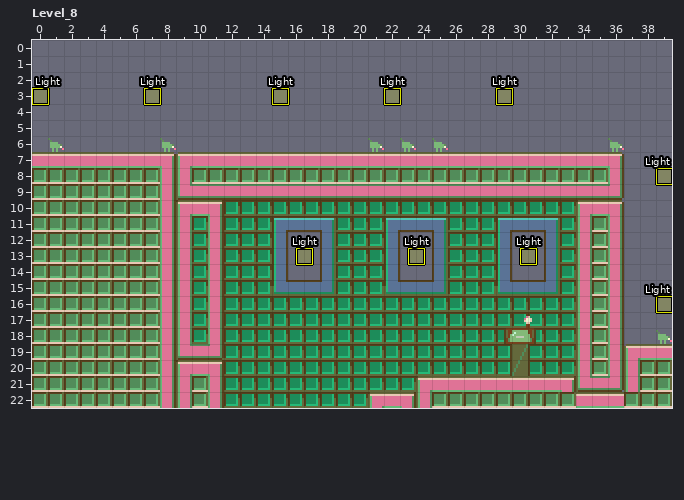
Two versions of a level (LDtk project, assets/level.ldtk). The first picture shows the starting point.
Cells are 8x8 px. Shown: Level_8 x 0..39, y 0..22. The commit also changed other parts of the map, which this record leaves out.
And afterwards:
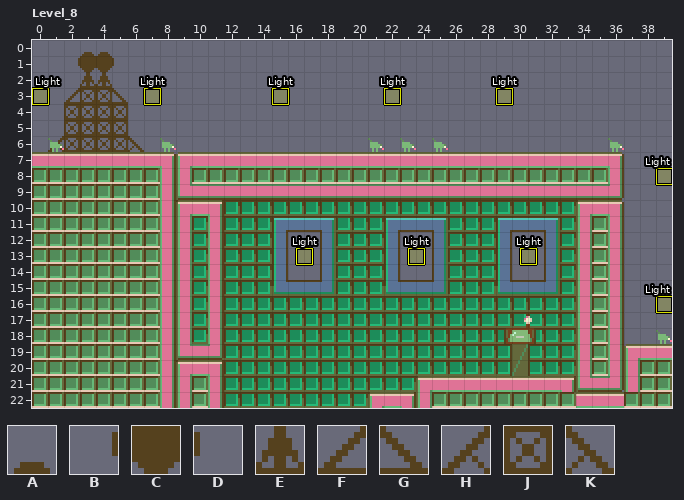
Key: from "Tileset": A 261, B 292, C 293, D 294, E 325, F 356, G 357, H 388, J 389, K 390.
_ is an empty cell.
The exact change:
Layer "Back":
Tile A now appears in row 0 at x 3 to 4.
Tile B now appears in row 1 at x 2.
Tile C now appears in row 1 at x 3 to 4.
Tile D now appears in row 1 at x 5.
Tile E now appears in row 2 at x 3 to 4.
Tile F now appears in row 3 at x 2.
Tile G now appears in row 3 at x 5.
Tile H now appears in row 6 at x 1.
Tile J now appears in row 3 at x 3 to 4; in rows 4 to 6 at x 2 to 5.
Tile K now appears in row 6 at x 6.
